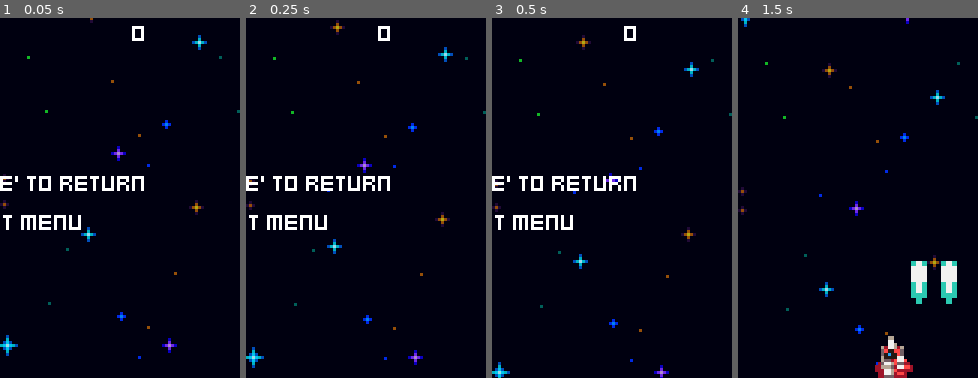
Above: before the commit, frames 1-4 (left to right).
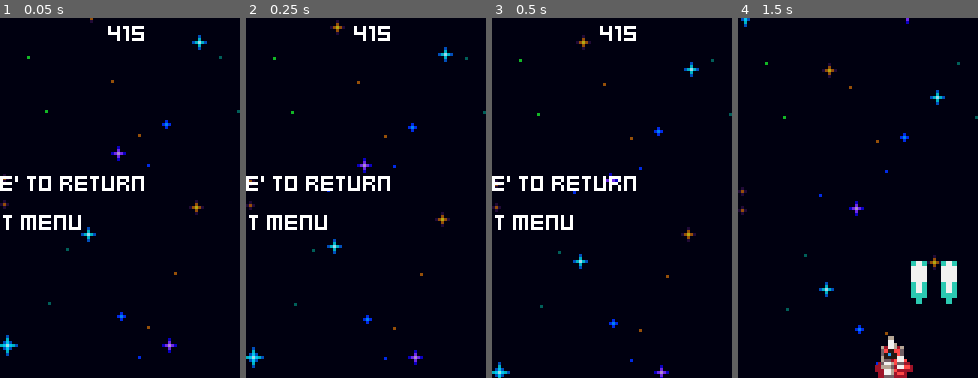
Above: after the commit, the same moments.

Repository: Wilthos/Galaxy-Defiance-Tutorial
Game: Godot game, scene res://menus/game_over.tscn
The game is run twice, just before and just after one commit, with the same random seed, the same clock (stepped at 60 frames per second) and the same inputs. This scene is started directly instead of the project's main scene.
Inputs:
- Up to frame 1 (0.05 s): no input
- Up to frame 2 (0.25 s): no input
- Up to frame 3 (0.5 s): no input
- Up to frame 4 (1.5 s): tap Space (Fire) at 0.5, 1.35 s; hold Right (ui_right) 0.53-1.28 s; hold Space (Fire) 0.53-1.28 s; tap Enter (ui_accept) at 0.77 s; hold Left (ui_left) from 1.28 s (still down)
The pictures show only the part of the screen within x 50-100%, y 43-93%; the shares and areas given below are measured in that part.

The runs differ from the first frame. In frame 1, 0.2% of the frame differs, in the area x 45-60%, y 2-7%; in frame 2, 0.2%; in frame 3, 0.2%; in frame 4, nothing differs.

Commit message:
Galaxy Defiance Tutorial Complete
Completed the Galaxy Defiance Tutorial + my added changed https://youtube.com/playlist?list=PL9FzW-m48fn09w6j8NowI_pSBVcsb3V78&si=v1kv0JeimPv1H5qh

Diff:
--- a/menus/game_over.gd
+++ b/menus/game_over.gd
@@ -1,14 +1,20 @@
 extends Control
 
+const SAVE_PATH = "user://save.cfg"
+const TEST_SAVE_PATH = "res://save.cfg"
+
 @export var game_stats: GameStats
+
+var save_path = TEST_SAVE_PATH
 
 @onready var score_value: Label = %ScoreValue
 @onready var high_score_value: Label = %HighScoreValue
 
 func _ready() -> void:
+	load_highscore()
 	if game_stats.score > game_stats.highscore:
 		game_stats.highscore = game_stats.score
-
+		save_highscore()
 	score_value.text = str(game_stats.score)
 	high_score_value.text = str(game_stats.highscore)
 
@@ -17,3 +23,14 @@
 	if Input.is_action_just_pressed("ui_accept"):
 		game_stats.score = 0
 		get_tree().change_scene_to_file("res://world.tscn")
+
+func load_highscore() -> void:
+	var config = ConfigFile.new()
+	var error = config.load(save_path)
+	if error != OK: return
+	game_stats.highscore = config.get_value("game", "highscore")
+
+func save_highscore() -> void:
+	var config = ConfigFile.new()
+	config.set_value("game","highscore", game_stats.highscore)
+	config.save(save_path)
--- /dev/null
+++ b/save.cfg
@@ -0,0 +1,3 @@
+[game]
+
+highscore=415
